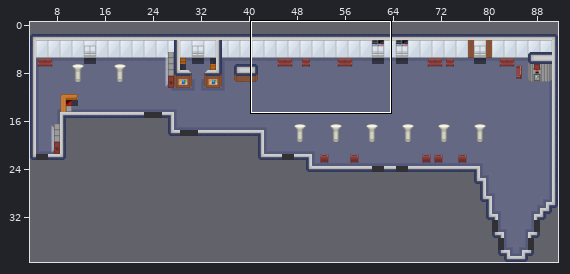
Tiled map: map/forum.tmx. The picture above shows the old version from afar; the outline marks the close-up.
Close-up. Earlier state:
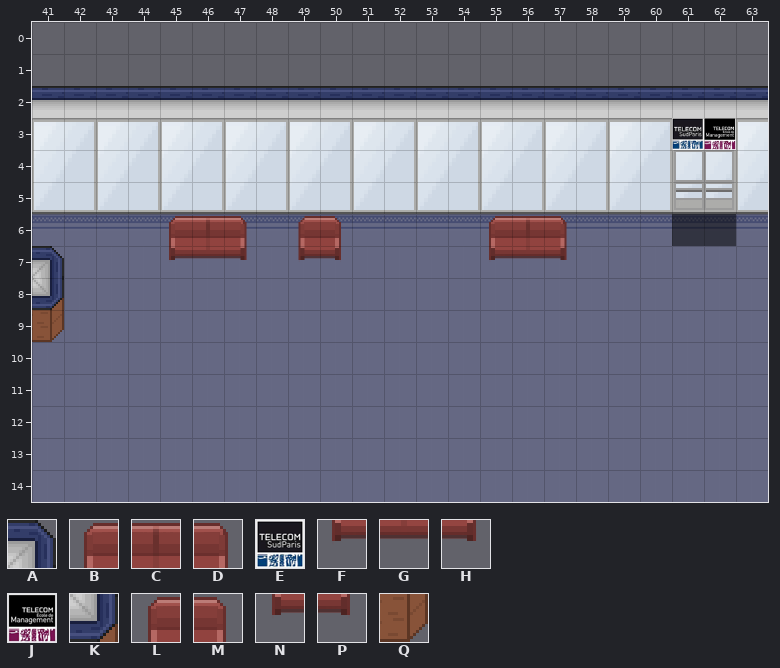
Cells are 48x48 px. Shown: x 41..63, y 0..14. The commit also changed other parts of the map, which this record leaves out.
Key: from "tilesheet": A 131, B 232, C 233, D 234, E 239, F 252, G 253, H 254, J 259, K 264, L 272, M 273, N 292, P 293, Q 304.
_ is an empty cell.
Layers that did not change in this view are not listed.
Layer "floor 2" before, first column x 41:
 0 _______________________
 1 _______________________
 2 _______________________
 3 _______________________
 4 _______________________
 5 _______________________
 6 _______________________
 7 ____FGH_NP____FGH______
 8 _______________________
 9 _______________________
10 _______________________
11 _______________________
12 _______________________
13 _______________________
14 _______________________
Layer "Objets" before, first column x 41:
 0 _______________________
 1 _______________________
 2 _______________________
 3 ____________________EJ_
 4 _______________________
 5 _______________________
 6 ____BCD_LM____BCD______
 7 A______________________
 8 K______________________
 9 Q______________________
10 _______________________
11 _______________________
12 _______________________
13 _______________________
14 _______________________
New version:
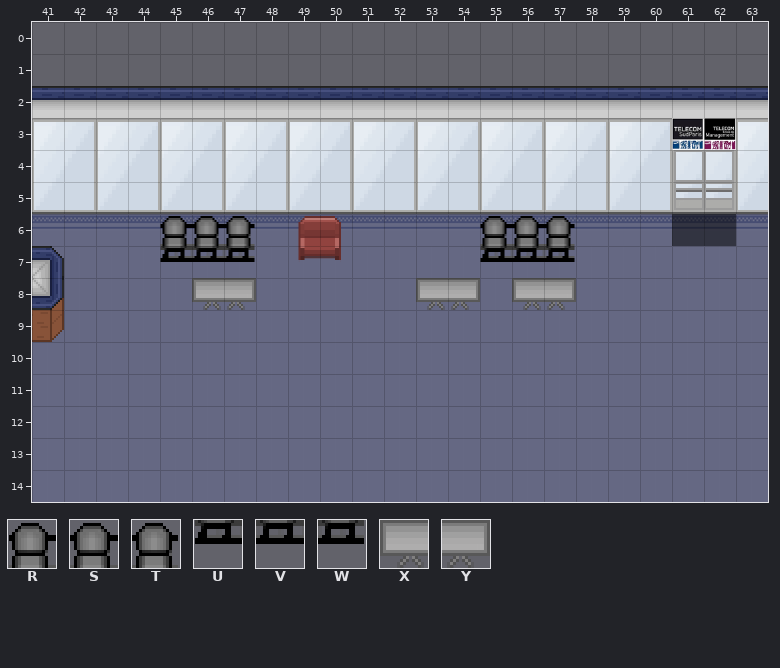
Further tiles: from "tilesheet": R 329, S 330, T 331, U 349, V 350, W 351, X 369, Y 370.
What changed:
Changed rows in their new state; . is an unchanged cell.
Layer "floor 2":
first column x 45:
 7 UVW.......UVW
Layer "Objets":
first column x 45:
 6 RST.......RST
 8 .XY.....XY.XY
Where, in picture pixels (left, top, right, bottom), the same in both close-ups:
changed: (160, 216, 256, 310)
changed: (416, 216, 576, 310)
